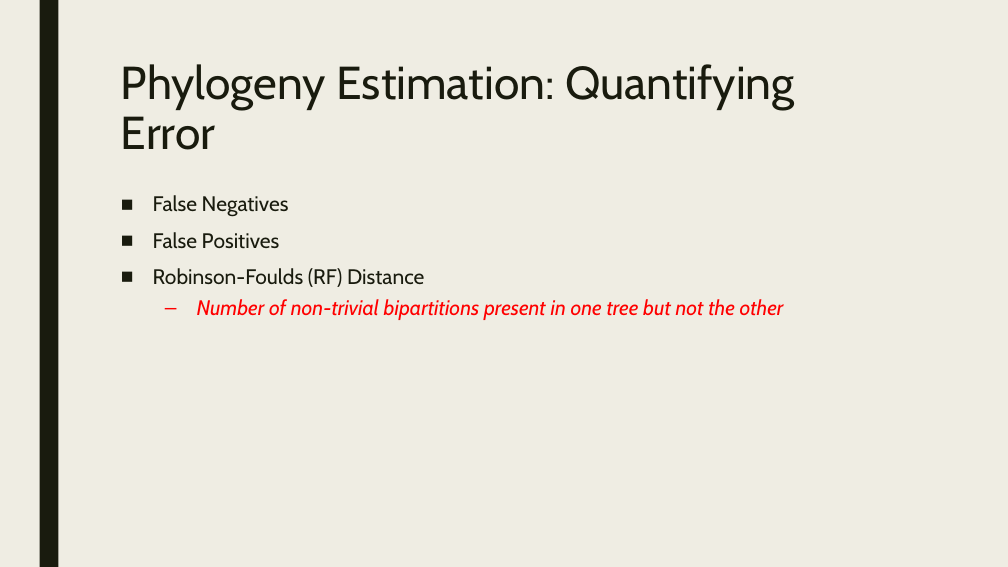
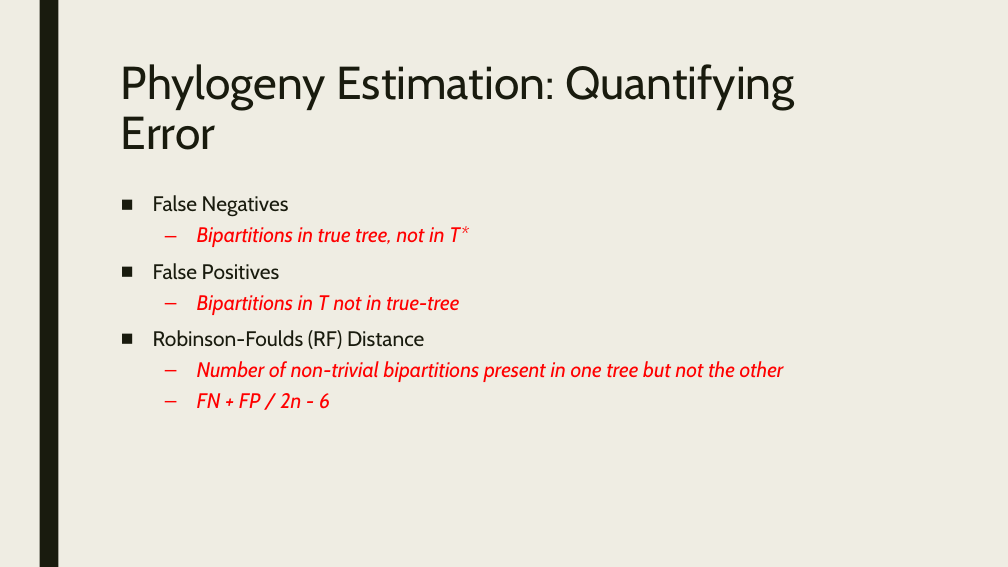
Before and after one commit to itsdlow/PhyloTools, a slide deck: slide 11 of Surveying_Phylogenetic_Forests.pptx. Drawn at 1008x567 pixels with LibreOffice and Linux fonts; fonts in the diff are those of the drawing. Boxes give left, top, right and bottom in pixels: in the first picture for what was removed or moved away, otherwise in the second. Text is boxed around its words. In the diff, an @@ line names an element or a change of style, - is before the commit and + after.

```diff
--- a/Surveying_Phylogenetic_Forests.pptx
+++ b/Surveying_Phylogenetic_Forests.pptx
@@ text at [197, 226, 468, 247]: paragraph added @@
+  – Bipartitions in true tree, not in T*
@@ text at [197, 295, 459, 315]: paragraph added @@
+  – Bipartitions in T not in true-tree
@@ text at [197, 393, 330, 409]: paragraph added @@
+  – FN + FP / 2n - 6
```
Also in this commit, not shown: 3 other slides changed, 2 slides added, 1 slide removed.
